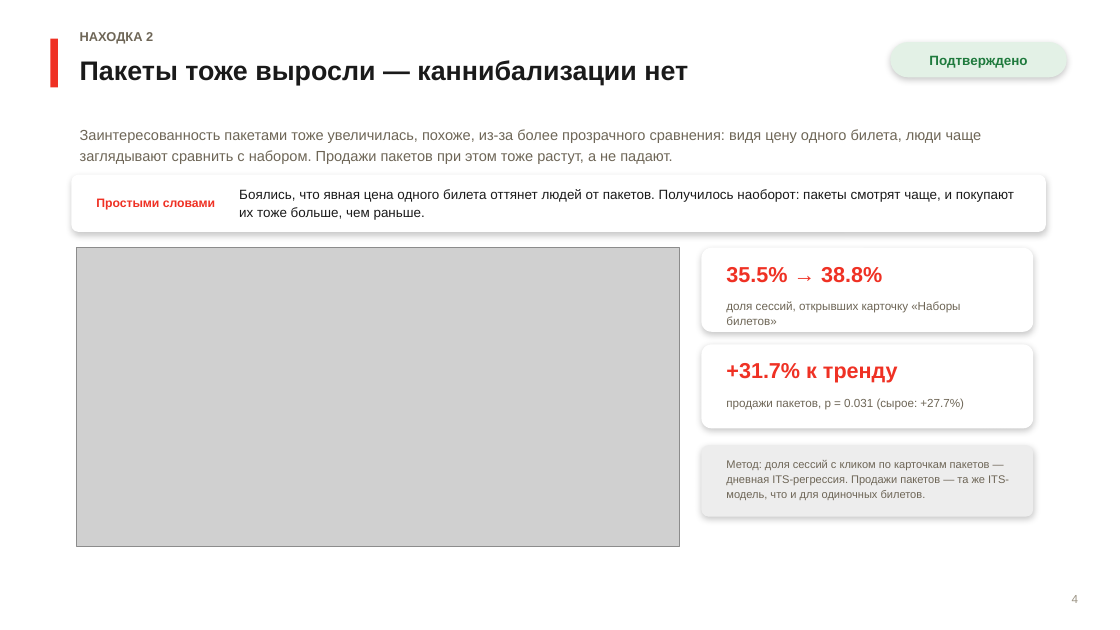
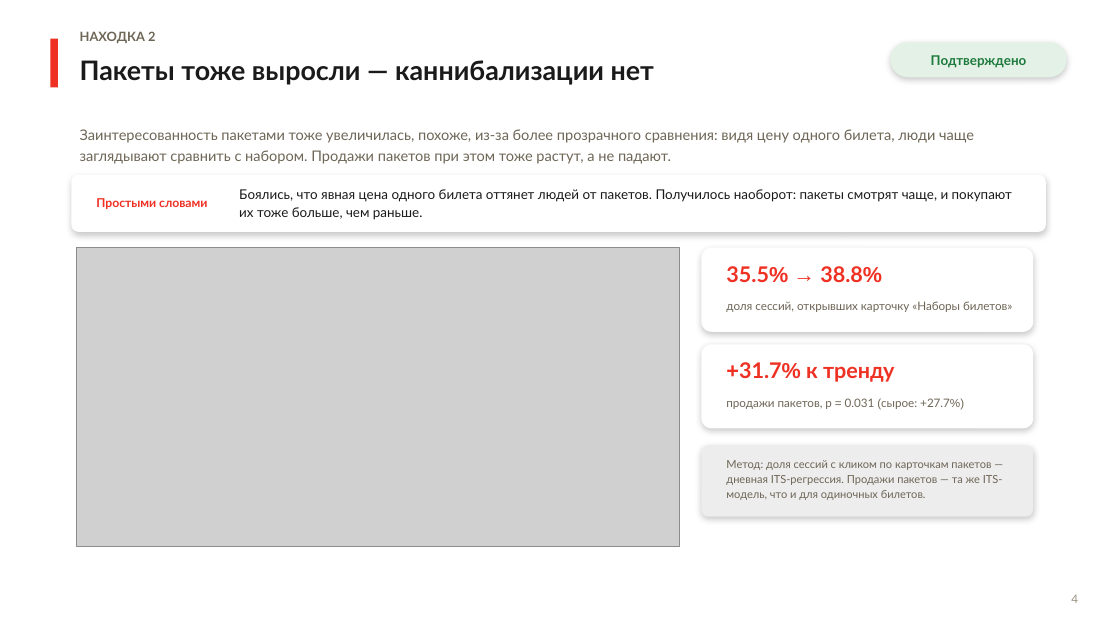
Before and after one commit to mazur162/mazur162, a slide deck: slide 5 of reports/alfa-mania-buybutton-presentation-v2-fixed.pptx. Drawn at 1120x630 pixels with LibreOffice and Linux fonts; fonts in the diff are those of the drawing; grey boxes stand for pictures. Boxes give left, top, right and bottom in pixels: in the first picture for what was removed or moved away, otherwise in the second. Text is boxed around its words. In the diff, an @@ line names an element or a change of style, - is before the commit and + after.

```diff
--- a/reports/alfa-mania-buybutton-presentation-v2-fixed.pptx
+++ b/reports/alfa-mania-buybutton-presentation-v2-fixed.pptx
@@ text "35.5% → 38.8%" at (726,266,882,282): font Arial to Lato in "35.5% 38.8%" @@
@@ text "+31.7% к тренду" at (726,362,895,382): font Arial to Lato in "+31.7% к тренду" @@
@@ text "продажи пакетов, p = 0.031 ..." at (726,398,964,410): font Arial to Lato in "продажи пакетов, p 0.031 (сырое: +27.7%)" @@
@@ font Arial to Lato in 8 elements at (80,31,155,43), (80,60,654,85), (891,42,1067,77), (80,129,974,164), (96,198,207,209), (239,189,1012,220), (726,301,1012,312), (726,460,1003,500) @@
```
Also in this commit, not shown: 14 other slides changed.
